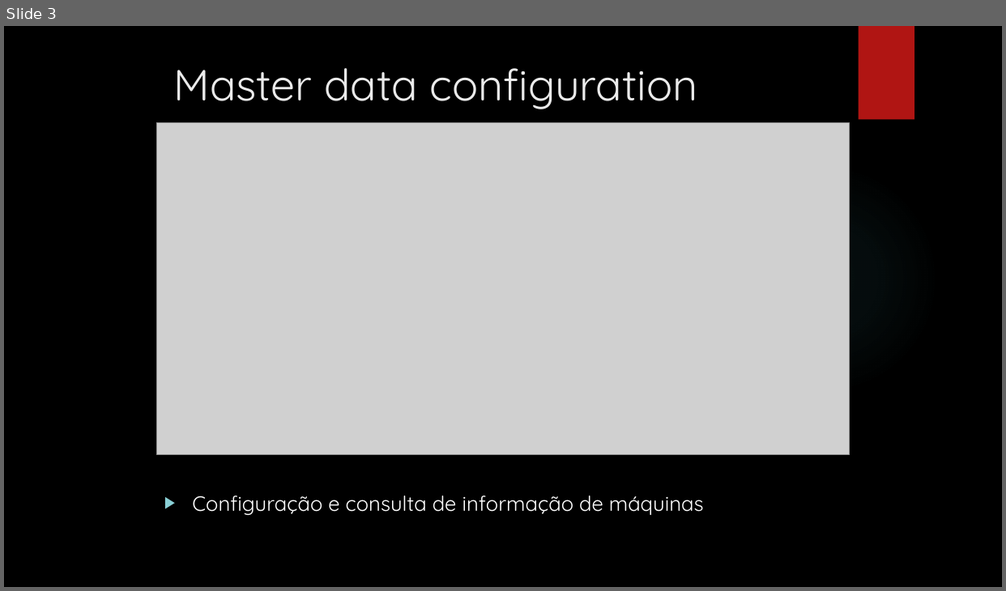
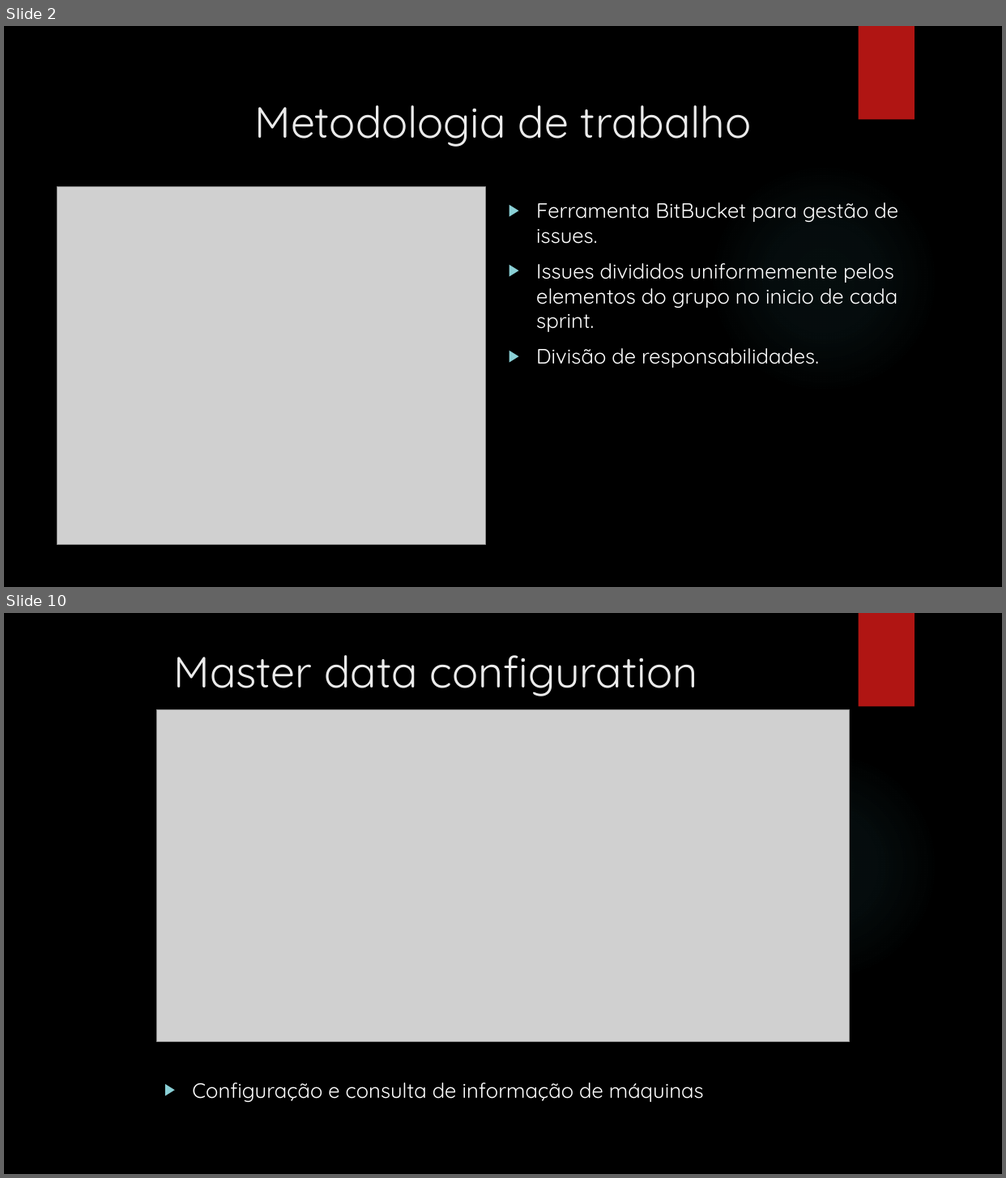
Before and after one commit to MarcoPinheiro21/MyOwnCutlery, a slide deck: Apresentacao_3NA1.pptx. Shown one above the other, each under a label of ours: slide 3 before the commit, slides 2 and 10 after it; the slides between them are not shown. The pictures are 1006x591 and 1006x1178 pixels, drawn with LibreOffice and Linux fonts; fonts in the diff are those of the drawing; grey boxes stand for pictures; background and template pictures are left out. Boxes give left, top, right and bottom in pixels: in the first picture for what was removed or moved away, otherwise in the second. Text is boxed around its words. In the diff, an @@ line names an element or a change of style, - is before the commit and + after.

Commit message:
Finalização do powerpoint de apresentação [resolve issue #136]

```diff
--- a/Apresentacao_3NA1.pptx
+++ b/Apresentacao_3NA1.pptx
@@ slide 2 added at (x1=4, y1=26, x2=1002, y2=587), background picture (left out); not listed: 2 template elements that a slide beside it also shows @@
@@ title added at (x1=254, y1=105, x2=752, y2=147), 42 pt, text #EBEBEB @@
+Metodologia de trabalho
@@ picture added at (x1=57, y1=187, x2=485, y2=544) @@
@@ text added at (x1=536, y1=203, x2=898, y2=368), 20 pt, text #FFFFFF @@
+▶ Ferramenta BitBucket para gestão de issues.
+▶ Issues divididos uniformemente pelos elementos do grupo no inicio de cada sprint.
+▶ Divisão de responsabilidades.
@@ what was slide 3 is now slide 10 @@
```
Also in this commit, not shown: 9 other slides added, 2 slides removed.
